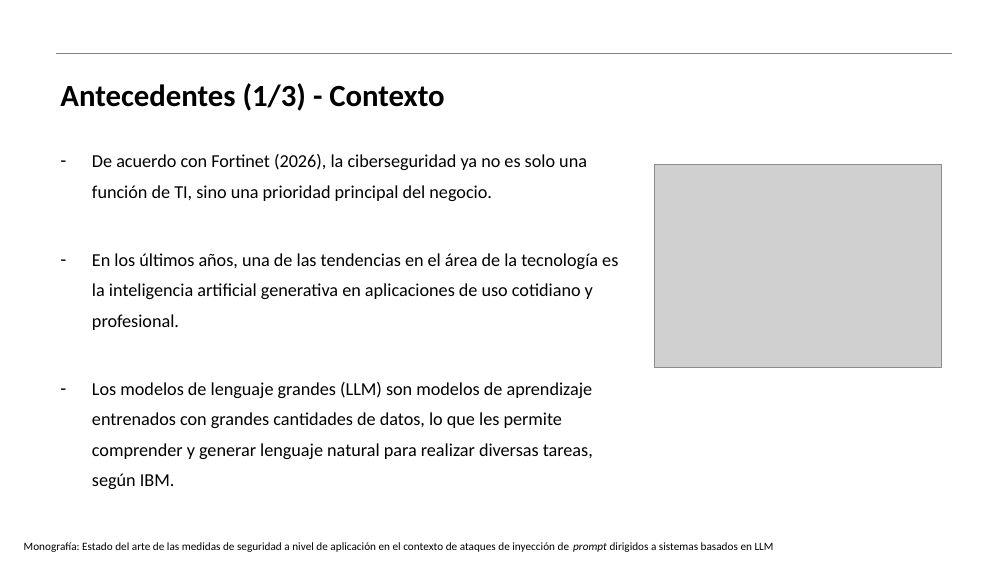
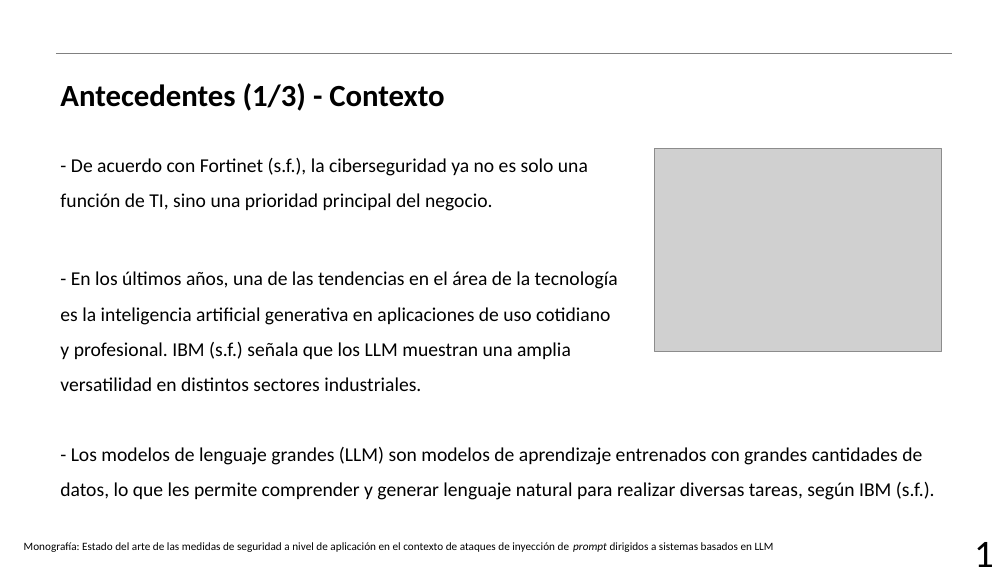
Before and after one commit to AJRx26/semestreVII, a slide deck: slide 2 of proyectoguiado/protocoloinvestigacion/18_NunezSanchezAbraham.pptx. Drawn at 1008x567 pixels with LibreOffice and Linux fonts; fonts in the diff are those of the drawing; grey boxes stand for pictures; background and template pictures are left out. Boxes give left, top, right and bottom in pixels: in the first picture for what was removed or moved away, otherwise in the second. Text is boxed around its words. In the diff, an @@ line names an element or a change of style, - is before the commit and + after.

```diff
--- a/proyectoguiado/protocoloinvestigacion/18_NunezSanchezAbraham.pptx
+++ b/proyectoguiado/protocoloinvestigacion/18_NunezSanchezAbraham.pptx
@@ picture moved from (x1=655, y1=164, x2=941, y2=367) to (x1=655, y1=148, x2=941, y2=351) @@
@@ text at (x1=60, y1=158, x2=618, y2=391): text changed; size 12.9 to 14 pt @@
-– De acuerdo con Fortinet (2026), la ciberseguridad ya no es solo una función de TI, sino una prioridad principal del negocio.
-– En los últimos años, una de las tendencias en el área de la tecnología es la inteligencia artificial generativa en aplicaciones de uso cotidiano y profesional.
-– Los modelos de lenguaje grandes (LLM) son modelos de aprendizaje entrenados con grandes cantidades de datos, lo que les permite comprender y generar lenguaje natural para realizar diversas tareas, según IBM.
+- De acuerdo con Fortinet (s.f.), la ciberseguridad ya no es solo una función de TI, sino una prioridad principal del negocio.
+- En los últimos años, una de las tendencias en el área de la tecnología es la inteligencia artificial generativa en aplicaciones de uso cotidiano y profesional. IBM (s.f.) señala que los LLM muestran una amplia versatilidad en distintos sectores industriales.
@@ text added at (x1=60, y1=447, x2=935, y2=500), 14 pt, text #000000 @@
+- Los modelos de lenguaje grandes (LLM) son modelos de aprendizaje entrenados con grandes cantidades de datos, lo que les permite comprender y generar lenguaje natural para realizar diversas tareas, según IBM (s.f.).
@@ text added at (x1=943, y1=523, x2=1004, y2=566), 27.8 pt, text #000000 @@
+1
```
Also in this commit, not shown: 14 other slides changed, 1 slide added, 3 slides removed, 5 other files.
